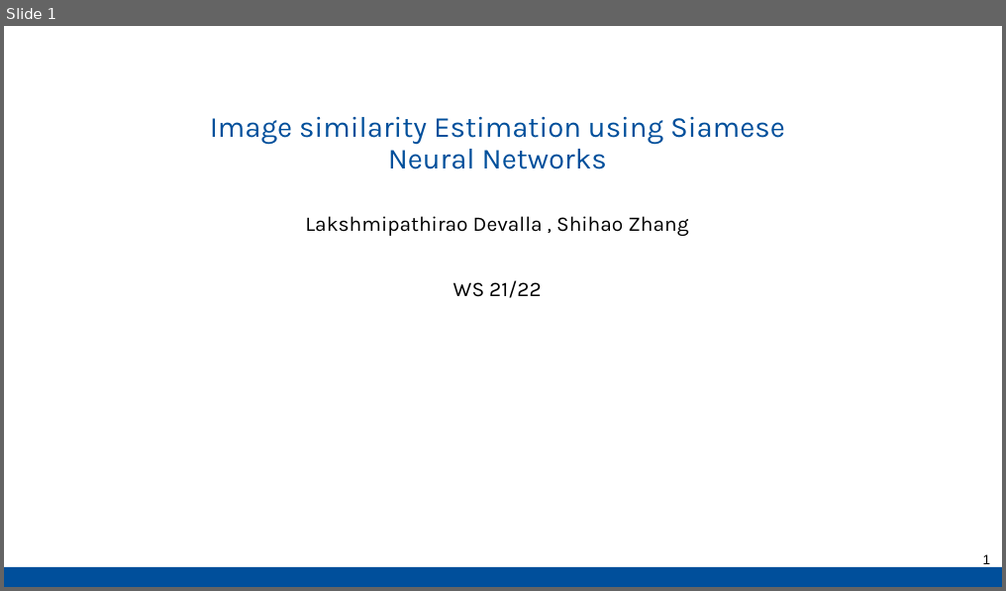
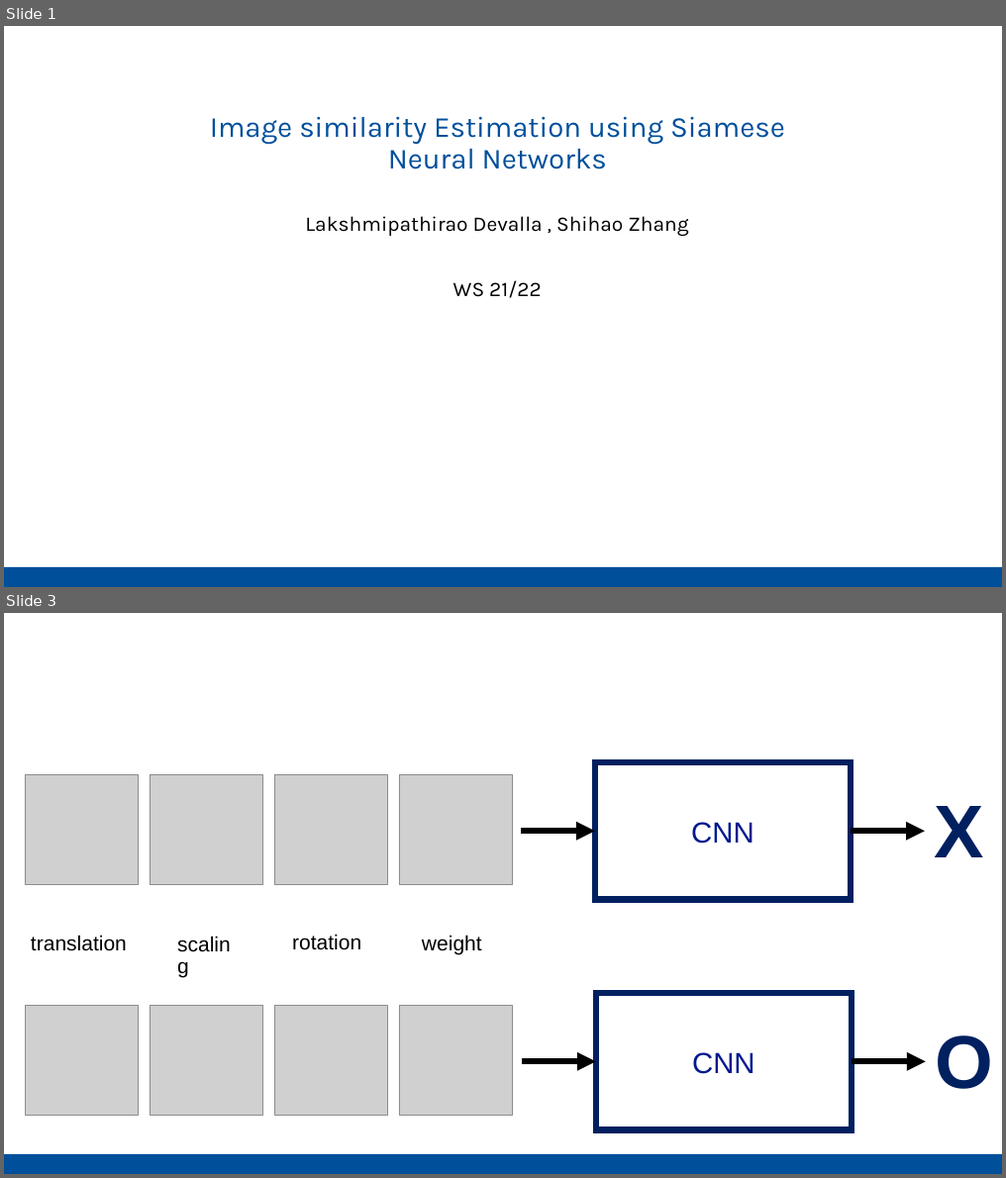
Before and after one commit to Pathi-rao/Image-Similarity-Estimation-using-Siamese-Neural-Networks, a slide deck: presentation.pptx. Shown one above the other, each under a label of ours: slide 1 before the commit, slides 1 and 3 after it; the slides between them are not shown. The pictures are 1006x591 and 1006x1178 pixels, drawn with LibreOffice and Linux fonts; fonts in the diff are those of the drawing; grey boxes stand for pictures; background and template pictures are left out. Boxes give left, top, right and bottom in pixels: in the first picture for what was removed or moved away, otherwise in the second. Text is boxed around its words. In the diff, an @@ line names an element or a change of style, - is before the commit and + after.

```diff
--- a/presentation.pptx
+++ b/presentation.pptx
@@ slide 3 added at <box>4,613,1002,1174</box>, background #FFFFFF; not listed: 1 template element that a slide beside it also shows @@
@@ picture added at <box>25,774,138,884</box> @@
@@ picture added at <box>150,774,262,884</box> @@
@@ picture added at <box>274,774,387,884</box> @@
@@ picture added at <box>399,775,512,885</box> @@
@@ rectangle added at <box>595,762,851,900</box>, fill #FFFFFF, outline #002060 6 pt, 28 pt, text #00188F @@
+CNN
@@ text added at <box>935,806,984,858</box>, 72 pt, text #002060, bold @@
+X
@@ arrow added from (522, 831) to (595, 831), #000000 6 pt @@
@@ arrow added from (850, 831) to (925, 831), #000000 6 pt @@
@@ text added at <box>31,935,127,952</box>, 20 pt, text #000000 @@
+translation
@@ text added at <box>162,922,257,969</box>, 20 pt, text #000000 @@
+scaling
@@ text added at <box>292,934,361,951</box>, 20 pt, text #000000 @@
+rotation
@@ text added at <box>422,935,482,955</box>, 20 pt, text #000000 @@
+weight
@@ rectangle added at <box>596,993,852,1131</box>, fill #FFFFFF, outline #002060 6 pt, 28 pt, text #00188F @@
+CNN
@@ picture added at <box>25,1006,138,1116</box> @@
@@ picture added at <box>150,1006,262,1116</box> @@
@@ picture added at <box>274,1006,387,1116</box> @@
@@ picture added at <box>399,1006,512,1116</box> @@
@@ text added at <box>935,1036,993,1089</box>, 72 pt, text #002060, bold @@
+O
@@ arrow added from (522, 1062) to (596, 1062), #000000 6 pt @@
@@ arrow added from (851, 1062) to (926, 1062), #000000 6 pt @@
@@ slide 1 changed as well @@
@@ page number removed at <box>983,555,991,565</box> @@
-1
```
Also in this commit, not shown: 1 other slide changed, 14 other slides added, 16 slides removed.
